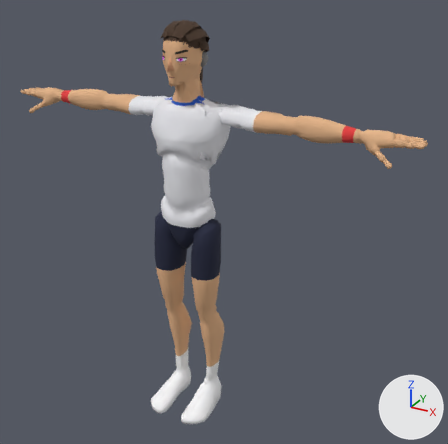
The glTF model sweetspot/models/players/p12.glb, before and after one commit.
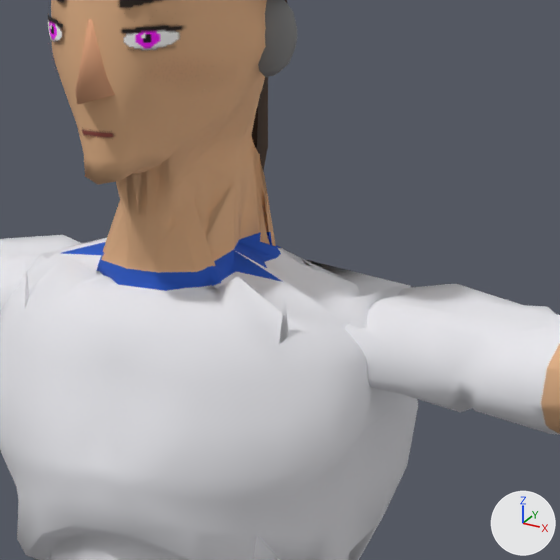
The first picture shows the older version from a 50 mm lens placed at (1.362, -2.148, 2.069), pointed at (0.141, 0.07, 0.959). The close-ups show the older and then the newer version on the part from 34% to 57% of the width and 12% to 35% of the height of that picture. Only the edits that show in the close-ups are written down. The lights are fixed; the arrows at lower right show +X, +Y and +Z. Vertices at exactly the same position are counted once.

Names of what the first close-up shows: 'Body', 'Ear', 'Face', 'Hair', 'Nose'.
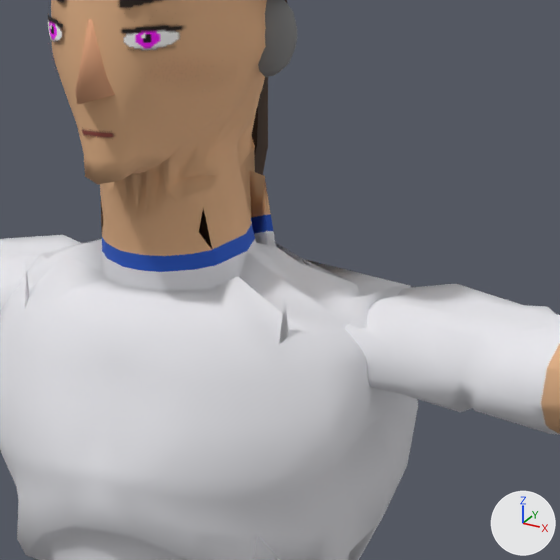
What differs and where, as boxes (x1, y1, x2, y2) in the close-ups (560 x 560 px; the box of a moved part takes in the faces that stretch with it):
part 1 of me_mannequin, moved or reshaped: before (59, 118, 309, 308); after (59, 103, 309, 301)
part 2 of me_mannequin, surface changed: (127, 258, 158, 278) in both

What the commit changed:
me_mannequin is used by ob_body; location (0.0, 0.0, 0.0).
me_mannequin had 8050 vertices, 15854 faces and spanned x -0.97..0.97, y -0.21..0.14, z 0.0..1.8.
me_mannequin now has 8062 vertices, 15878 faces and spans x -0.97..0.97, y -0.21..0.14, z 0.0..1.8.
me_mannequin part 1: 89 vertices moved from x -0.06..0.07, y -0.04..0.05, z 1.49..1.59 to x -0.05..0.06, y -0.05..0.06, z 1.49..1.59; 105 vertices removed from x -0.1..0.1, y -0.05..0.05, z 1.49..1.6; 117 vertices added at x -0.06..0.06, y -0.05..0.06, z 1.49..1.6.
me_mannequin part 2: 11 kept faces spanning x -0.05..0.01, y -0.05..0.04, z 1.5..1.52 get new texture (UV) coordinates.
